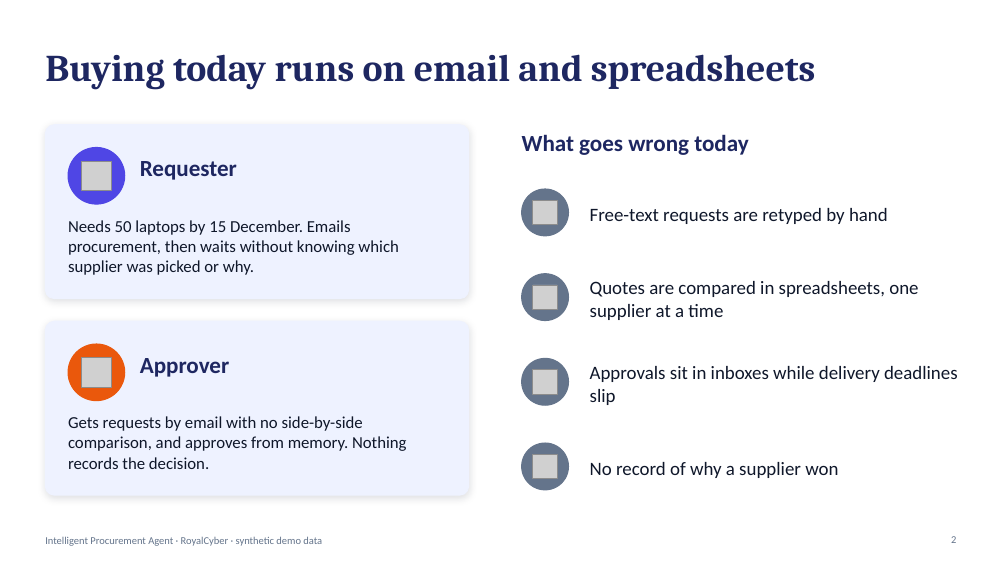
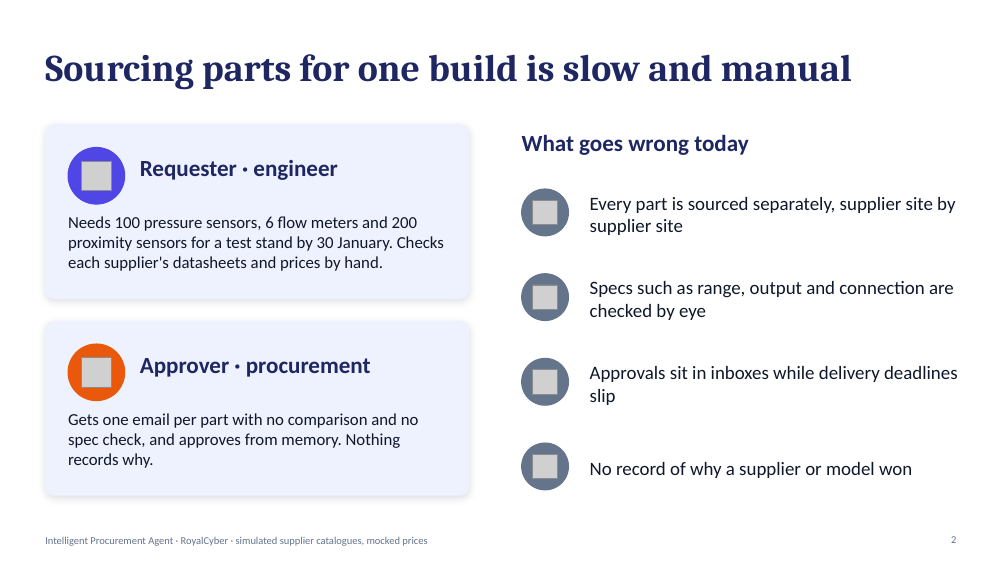
Before and after one commit to Madhukar07565/intelligent-procurement-agent, a slide deck: slide 2 of docs/presentation/Intelligent-Procurement-Agent.pptx. Drawn at 1008x567 pixels with LibreOffice and Linux fonts; fonts in the diff are those of the drawing; grey boxes stand for pictures. Boxes give left, top, right and bottom in pixels: in the first picture for what was removed or moved away, otherwise in the second. Text is boxed around its words. In the diff, an @@ line names an element or a change of style, - is before the commit and + after.

Commit message:
Update architecture diagrams, docs and deck for one approval request and PO per supplier

```diff
--- a/docs/presentation/Intelligent-Procurement-Agent.pptx
+++ b/docs/presentation/Intelligent-Procurement-Agent.pptx
@@ title at bbox=[45, 54, 852, 90]: text changed @@
-Buying today runs on email and spreadsheets
+Sourcing parts for one build is slow and manual
@@ text at bbox=[140, 160, 337, 180]: text changed @@
-Requester
+Requester · engineer
@@ text at bbox=[590, 197, 955, 235]: text changed @@
-Free-text requests are retyped by hand
+Every part is sourced separately, supplier site by supplier site
@@ text at bbox=[68, 216, 444, 271]: text changed @@
-Needs 50 laptops by 15 December. Emails procurement, then waits without knowing which supplier was picked or why.
+Needs 100 pressure sensors, 6 flow meters and 200 proximity sensors for a test stand by 30 January. Checks each supplier's datasheets and prices by hand.
@@ text at bbox=[590, 281, 954, 320]: text changed @@
-Quotes are compared in spreadsheets, one supplier at a time
+Specs such as range, output and connection are checked by eye
@@ text at bbox=[140, 358, 371, 377]: text changed @@
-Approver
+Approver · procurement
@@ text at bbox=[68, 413, 419, 468]: text changed @@
-Gets requests by email with no side-by-side comparison, and approves from memory. Nothing records the decision.
+Gets one email per part with no comparison and no spec check, and approves from memory. Nothing records why.
@@ text at bbox=[590, 462, 912, 478]: text changed @@
-No record of why a supplier won
+No record of why a supplier or model won
@@ text at bbox=[45, 536, 427, 546]: text changed @@
-Intelligent Procurement Agent · RoyalCyber · synthetic demo data
+Intelligent Procurement Agent · RoyalCyber · simulated supplier catalogues, mocked prices
```
Also in this commit, not shown: 9 other slides changed, 3 slides added, 2 slides removed, 20 other files.
